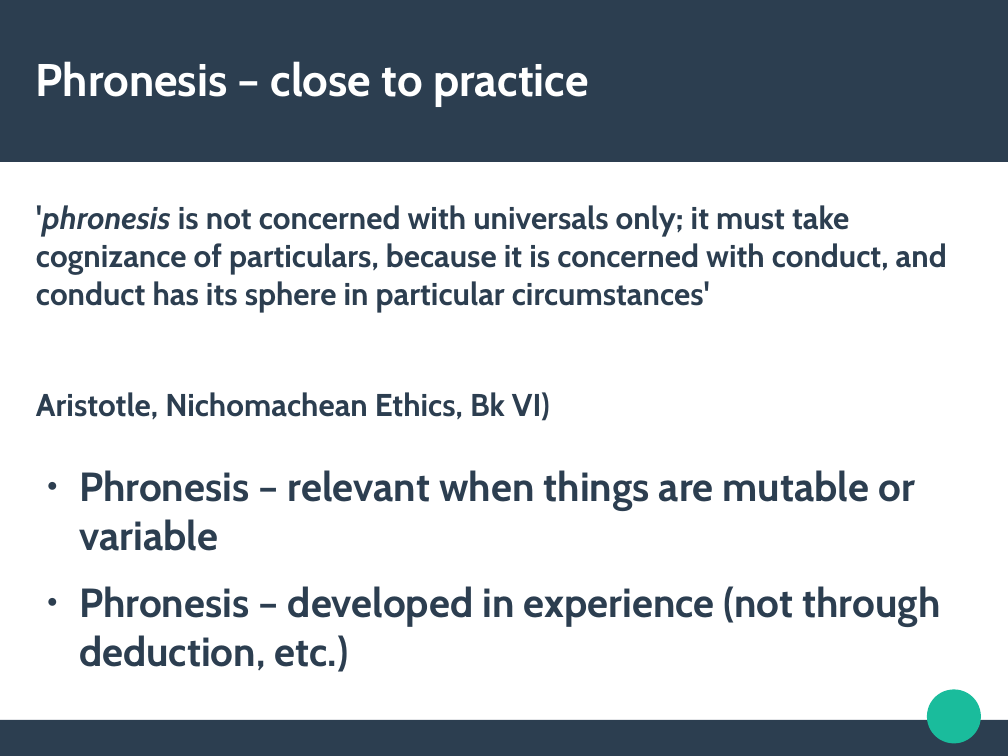
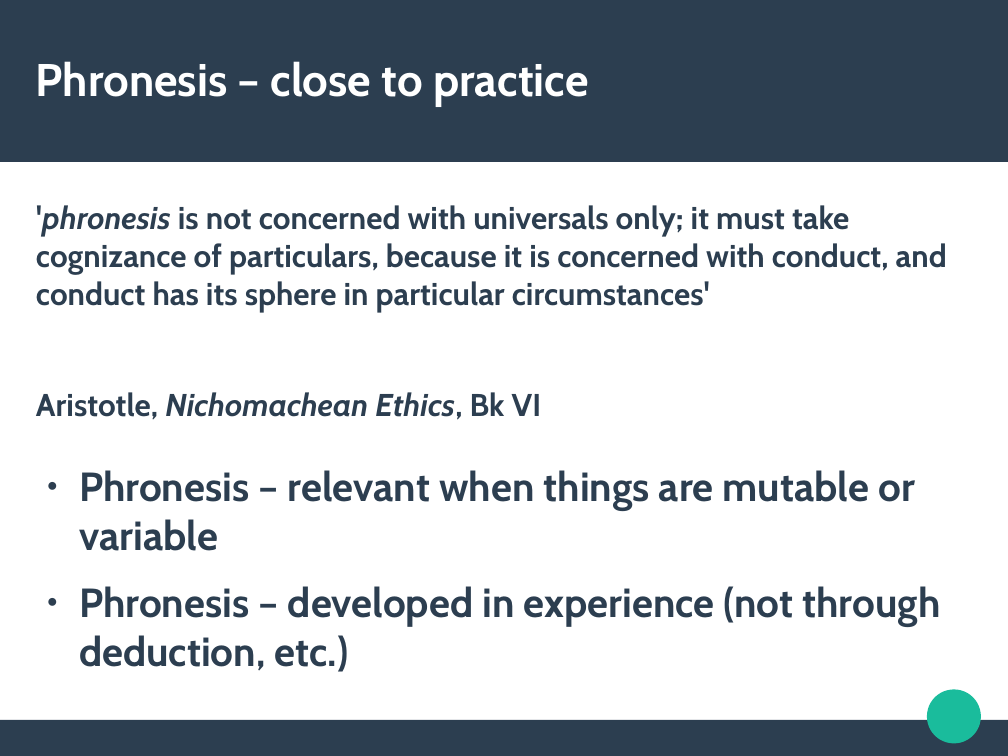
Before and after one commit to rian39/digital_ethics, a slide deck: slide 9 of digital_ethics_slides.odp. Drawn at 1008x756 pixels with LibreOffice and Linux fonts; fonts in the diff are those of the drawing. Boxes give left, top, right and bottom in pixels: in the first picture for what was removed or moved away, otherwise in the second. Text is boxed around its words. In the diff, an @@ line names an element or a change of style, - is before the commit and + after.

```diff
--- a/digital_ethics_slides.odp
+++ b/digital_ethics_slides.odp
@@ text at [36, 392, 542, 420]: text changed; italic on @@
-Aristotle, Nichomachean Ethics, Bk VI)
+Aristotle, Nichomachean Ethics, Bk VI
```
Also in this commit, not shown: 6 other slides changed, 2 other files.
